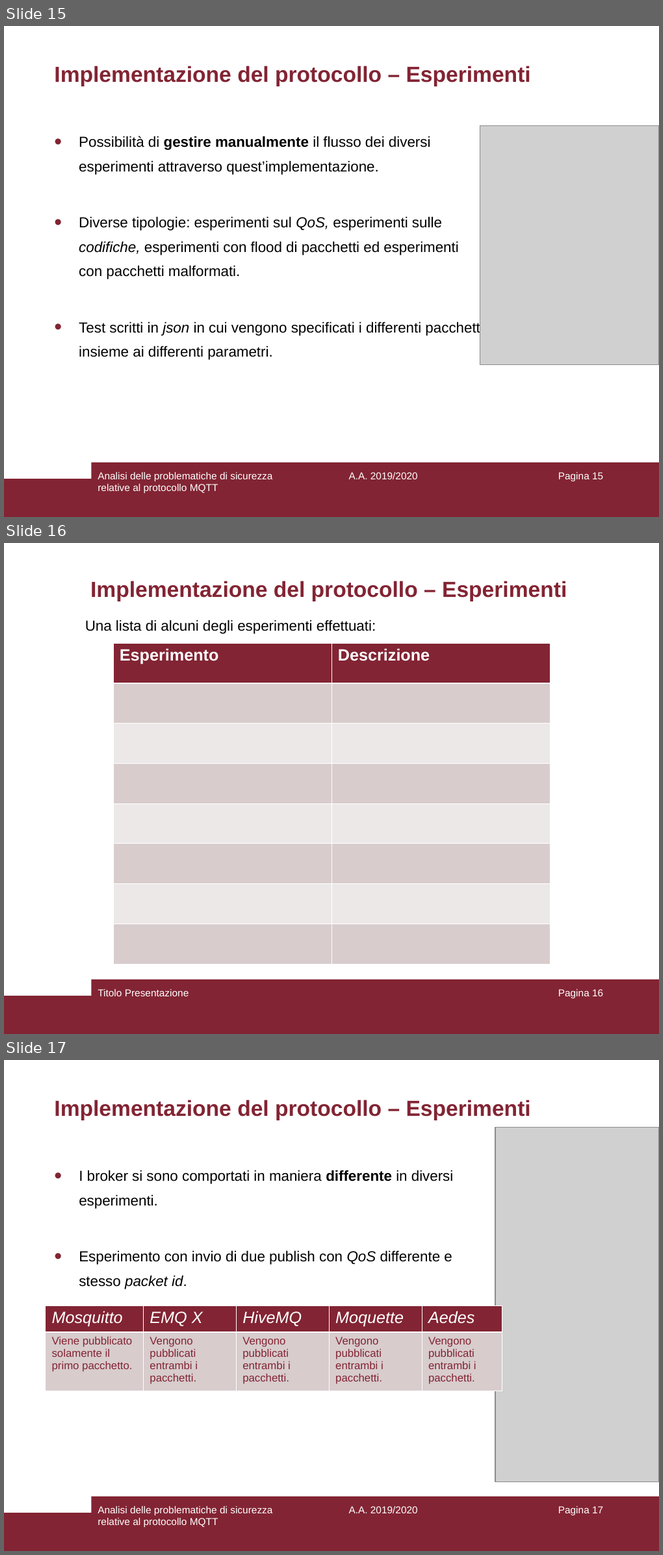
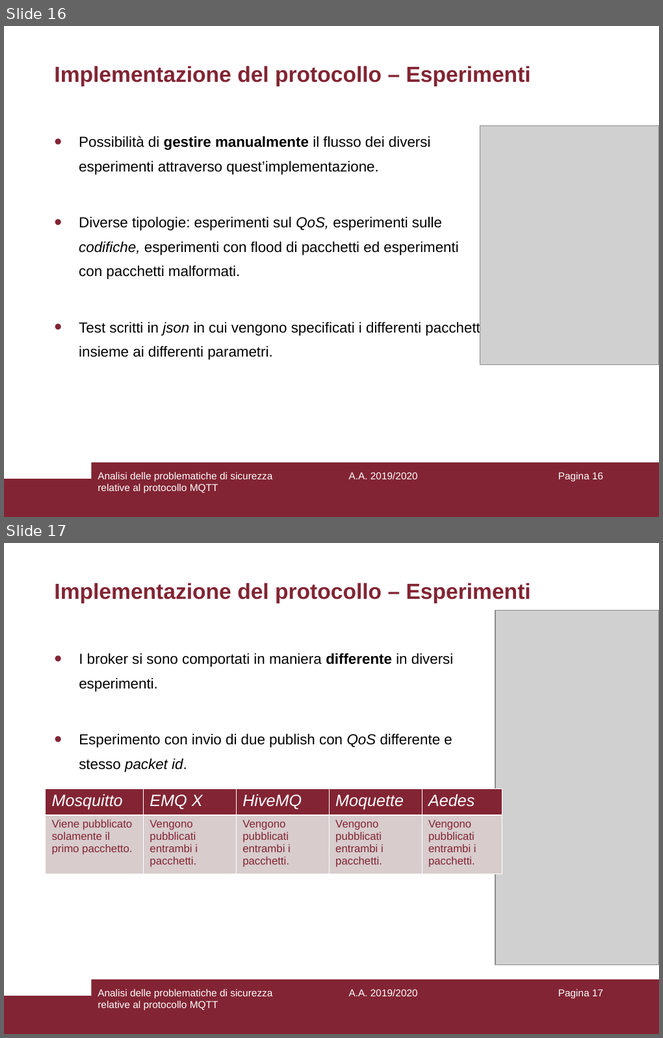
Before and after one commit to aedoardo/bachelor-degree-thesis, a slide deck: slides/Presentazione.ppt. Shown one above the other, each under a label of ours: slides 15, 16 and 17 before the commit, slides 16 and 17 after it. The pictures are 663x1555 and 663x1038 pixels, drawn with LibreOffice and Linux fonts; fonts in the diff are those of the drawing; grey boxes stand for pictures. Boxes give left, top, right and bottom in pixels: in the first picture for what was removed or moved away, otherwise in the second. Text is boxed around its words. In the diff, an @@ line names an element or a change of style, - is before the commit and + after.

```diff
--- a/slides/Presentazione.ppt
+++ b/slides/Presentazione.ppt
@@ slide 16 removed at [4, 543, 659, 1034], background #FFFFFF; not listed: 2 template elements that a slide beside it also shows @@
@@ title removed at [90, 581, 567, 601] @@
-Implementazione del protocollo – Esperimenti
@@ text removed at [85, 620, 376, 634] @@
-Una lista di alcuni degli esperimenti effettuati:
@@ table removed at [113, 643, 550, 964], 8 rows, 2 columns @@
-Esperimento | Descrizione
- | 
- | 
- | 
- | 
- | 
- | 
- | 
@@ text removed at [98, 990, 189, 997] @@
-Titolo Presentazione
@@ page number removed at [558, 990, 603, 999] @@
-Pagina 16
@@ what was slide 15 is now slide 16 @@
@@ page number at [558, 473, 603, 482]: text changed @@
-Pagina 15
+Pagina 16
```
Also in this commit, not shown: 1 slide added, 1 other file.
